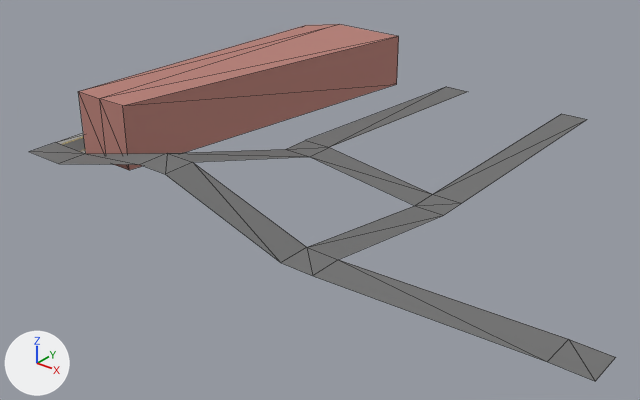
The glTF model assets/models/chunks/lebis.glb: old version first, new version second.
The view is the same before and after, from a 50 mm camera at (96.1, -120.5, 46.3) aimed at (32.7, -41.3, -2.8). Every picture has the same lights, and +X, +Y and +Z are marked at lower left. The picture after the commit comes second. Mesh edges are drawn as thin lines. Where no turn or scale is listed for an object, it has been applied to the vertices. Vertices at exactly the same position are counted once.

Before the edit, the objects in view are built like this:
```python
me_cube = bpy.data.meshes.new('Cube')
me_cube.from_pydata(...)  # 12 vertices, 16 faces; spans x -6.0..10.0, y -56.0..0.0, z 0.0..12.0
me_cube.materials.append(mat_material)  # pink #b88077
# before: 0 (2.0, -56.0, 4.0) at pixel (85, 153), 1 (2.0, -56.0, 12.0) at pixel (78, 91), 10 (6.0, -56.0, 4.0), 11 (6.0, -56.0, 12.0) at pixel (99, 98)
me_plane = bpy.data.meshes.new('Plane')
me_plane.from_pydata(...)  # 32 vertices, 32 faces; spans x -3.0..78.0, y -64.0..0.0, z 0.0..8.0
# faces by material slot: [28, 4]
me_plane.materials.append(mat_road)  # grey #737373
me_plane.materials.append(mat_material_002)  # picture img_road_vertical_yellow
# before: 0 (5.0, -60.0, 4.0) at pixel (55, 142), 1 (11.0, -60.0, 4.0) at pixel (85, 153), 2 (5.0, -64.0, 4.0) at pixel (28, 151), 3 (11.0, -64.0, 4.0) at pixel (58, 163), 4 (26.0, -60.0, 8.0) at pixel (167, 153)
# before: 5 (26.0, -64.0, 8.0) at pixel (139, 164), 6 (30.0, -60.0, 8.0) at pixel (192, 162), 7 (30.0, -64.0, 8.0) at pixel (165, 174), 8 (46.0, -60.0, 3.0) at pixel (306, 247), 9 (46.0, -64.0, 3.0) at pixel (280, 262)
# before: 10 (50.0, -60.0, 3.0) at pixel (338, 259), 11 (50.0, -64.0, 3.0) at pixel (312, 275), 19 (50.0, -40.0, 0.0) at pixel (443, 215), 24 (74.0, -60.0, 4.0) at pixel (568, 339), 25 (74.0, -64.0, 4.0) at pixel (547, 361)
# before: 26 (78.0, -60.0, 4.0) at pixel (615, 357), 27 (78.0, -64.0, 4.0) at pixel (595, 381)
ob_cube = bpy.data.objects.new('Cube', me_cube)
ob_cube.location = (9.0, -4.0, 0.0)
ob_plane = bpy.data.objects.new('Plane', me_plane)
ob_plane.location = (0.0, 0.0, 0.0)
```
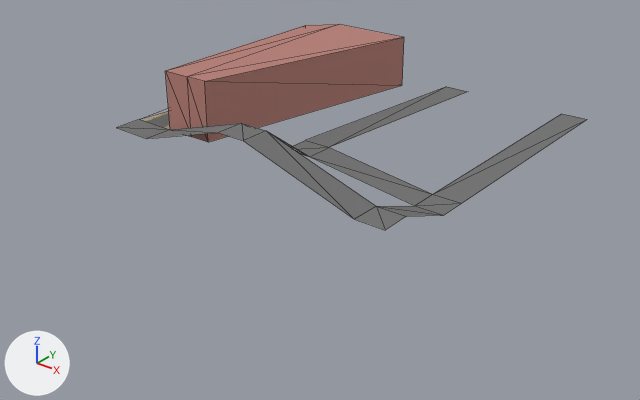
Boxes [x1, y1, x2, y2] around the edits, measured in the pictures (640 x 400 px):
```json
{"object": "Plane", "change": "reshaped", "before": [30, 87, 616, 381], "after": [117, 87, 587, 230]}
{"object": "Cube", "change": "reshaped", "before": [78, 24, 399, 170], "after": [165, 24, 404, 142], "on screen": "25% narrower, 19% shorter"}
{"part": 1, "of": "me_plane", "change": "cut back", "before": [30, 133, 616, 381], "after": [117, 108, 442, 230]}
```

The change, as JSON lines over the scene's bpy script:
```json
{"block": "me_plane", "where": "# used by ob_plane; location = (0.0, 0.0, 0.0)"}
{"block": "me_plane", "where": "# verts and faces of me_plane; kept vertices keep their numbers, new ones are numbered from 32"}
{"op": "remove", "block": "me_plane", "code": "me_plane.from_pydata(...)  # 32 vertices, 32 faces; spans x -3.0..78.0, y -64.0..0.0, z 0.0..8.0"}
{"op": "add", "block": "me_plane", "code": "me_plane.from_pydata(...)  # 28 vertices, 28 faces; spans x -3.0..50.0, y -52.0..0.0, z 0.0..8.0"}
{"block": "me_plane", "change": "me_plane part 1"}
{"op": "add", "block": "me_plane", "code": "delete_vertices([10, 11, *range(24, 28)])  # with the faces that use them"}
{"op": "add", "block": "me_plane", "code": "for i in [*range(0, 4)]: verts[i] += (2.0, 12.0, 0.0)"}
{"op": "add", "block": "me_plane", "code": "for i in [*range(4, 10)]: verts[i] += (0.0, 12.0, 0.0)"}
{"op": "add", "block": "me_plane", "code": "verts[32] = (50.0, -48.0, 3.0)  # pixel (406, 216)"}
{"op": "add", "block": "me_plane", "code": "verts[33] = (50.0, -52.0, 3.0)  # pixel (385, 230)"}
{"op": "add", "block": "me_plane", "code": "faces += [(8, 9, 33), (8, 33, 32), (8, 32, 19)]  # mat_road (grey #737373)"}
{"block": "me_cube", "where": "# used by ob_cube; location = (9.0, -4.0, 0.0)"}
{"op": "remove", "block": "me_cube", "code": "me_cube.from_pydata(...)  # 12 vertices, 16 faces; spans x -6.0..10.0, y -56.0..0.0, z 0.0..12.0"}
{"op": "add", "block": "me_cube", "code": "me_cube.from_pydata(...)  # 12 vertices, 16 faces; spans x -6.0..11.0, y -44.0..0.0, z 0.0..12.0"}
{"block": "me_cube", "change": "me_cube part 2"}
{"op": "add", "block": "me_cube", "code": "for i in [0, 1, 10, 11]: me_cube.vertices[i].co += Vector((2.0, 12.0, 0.0))"}
{"op": "set", "path": "me_cube.vertices[4].co", "old": "(10.0, -56.0, 4.0)", "new": "(11.0, -44.0, 4.0)", "note": "pixel (129, 170) -> pixel (208, 142)"}
{"op": "set", "path": "me_cube.vertices[5].co", "old": "(10.0, -56.0, 12.0)", "new": "(11.0, -44.0, 12.0)", "note": "pixel (122, 105) -> pixel (204, 81)"}
{"op": "set", "path": "me_cube.vertices[6].co", "old": "(10.0, 0.0, 0.0)", "new": "(11.0, 0.0, 0.0)", "note": "pixel (396, 84) -> pixel (402, 85)"}
{"op": "set", "path": "me_cube.vertices[7].co", "old": "(10.0, 0.0, 8.0)", "new": "(11.0, 0.0, 8.0)", "note": "pixel (398, 36) -> pixel (404, 37)"}
```
